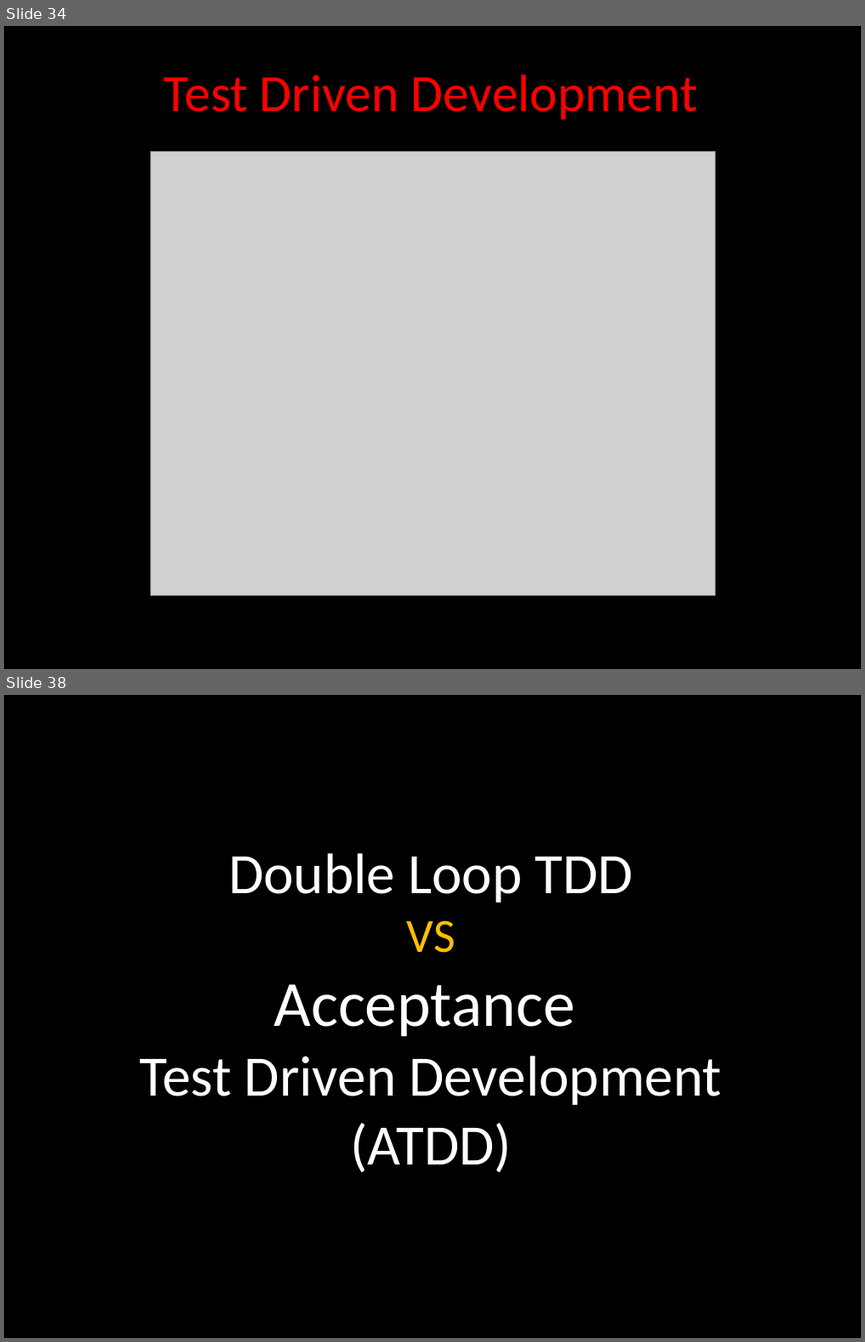
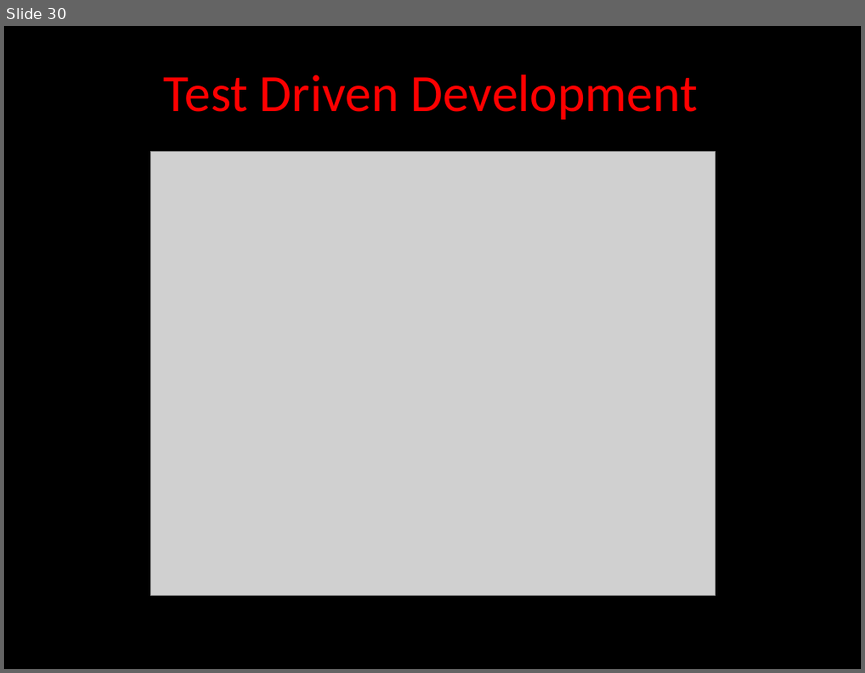
Before and after one commit to angelnunezsalazar/Test-Driven-Development, a slide deck: Diapositivas/Test Driven Development.pptx. Shown one above the other, each under a label of ours: slides 34 and 38 before the commit, slide 30 after it; the slides between them are not shown. The pictures are 865x1342 and 865x673 pixels, drawn with LibreOffice and Linux fonts; fonts in the diff are those of the drawing; grey boxes stand for pictures; background and template pictures are left out. Boxes give left, top, right and bottom in pixels: in the first picture for what was removed or moved away, otherwise in the second. Text is boxed around its words. In the diff, an @@ line names an element or a change of style, - is before the commit and + after.

```diff
--- a/Diapositivas/Test Driven Development.pptx
+++ b/Diapositivas/Test Driven Development.pptx
@@ slide 38 removed at <box>4,695,861,1338</box>, background picture (left out) @@
@@ title removed at <box>140,853,722,1172</box> @@
-Double Loop TDD
-VS
-Acceptance
-Test Driven Development (ATDD)
@@ what was slide 34 is now slide 30 @@
```
Also in this commit, not shown: 7 slides changed, 4 slides added, 2 other slides removed, 50 other files.
